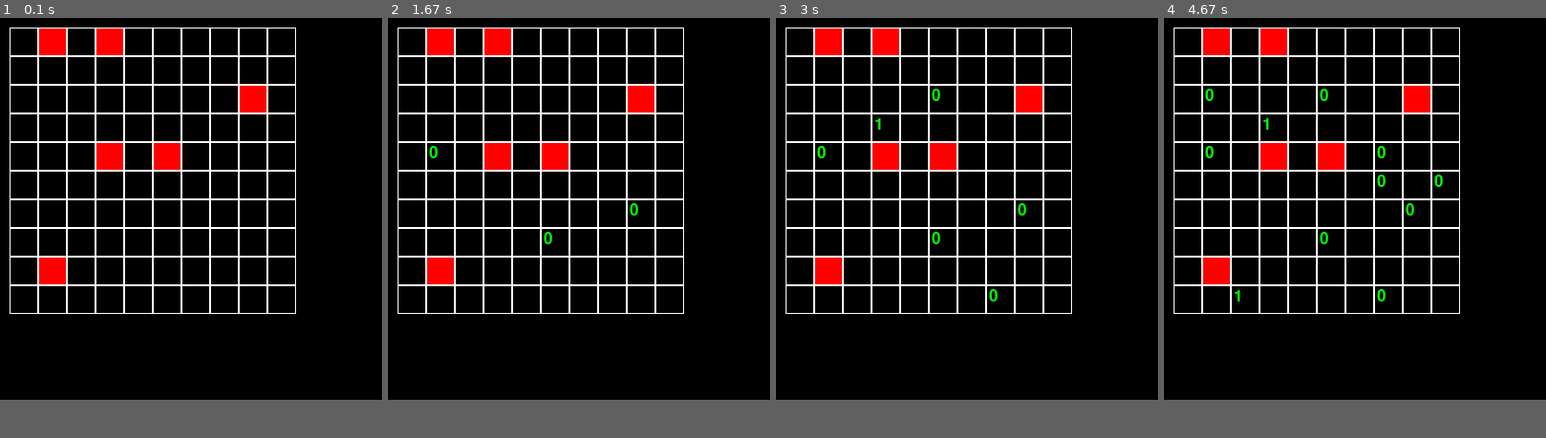
Above: before the commit, frames 1-4 (left to right).
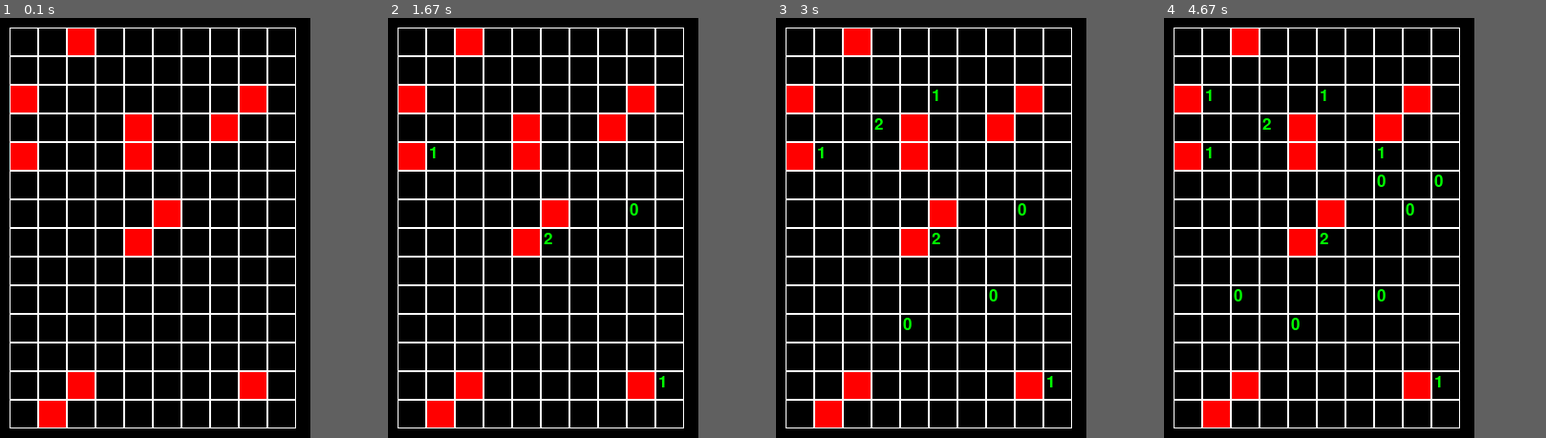
Above: after the commit, the same moments.

Repository: Dmitriyburin/pygame4
Game: pygame game, started from Дедушка сапёра.py
Two runs of this game, one before a commit and one after it. Both use one fixed random seed, a clock stepped at 60 frames per second and the inputs below.
Inputs (mouse positions are in pixels of both pictures, inside the frame that each line leads up to):
- Up to frame 1 (0.1 s): no input
- Up to frame 2 (1.67 s): click (643, 215) at 0.38 s; click (544, 257) at 0.72 s; click (449, 165) at 1.05 s; click (655, 375) at 1.38 s
- Up to frame 3 (3 s): click (936, 85) at 1.72 s; click (917, 337) at 2.05 s; click (1012, 295) at 2.38 s; click (886, 139) at 2.72 s
- Up to frame 4 (4.67 s): click (1400, 190) at 3.05 s; click (1431, 194) at 3.38 s; click (1385, 152) at 3.72 s; click (1225, 85) at 4.05 s; click (1248, 303) at 4.38 s
In our replay, the window is 400x400 before the commit and 325x440 after it. These sizes can differ from the game's own. Grey fills any space a smaller window leaves; there, only what the larger window draws over its background counts as a difference.

The runs differ from the first frame. In frame 1, 9.8% of the frame differs, in the area x 2-78%, y 2-98%; in frame 2, 9.9%; in frame 3, 10%; in frame 4, 10%.

Commit message:
complete 'Дедушка сапера'

Diff:
--- a/Дедушка сапёра.py
+++ b/Дедушка сапёра.py
@@ -2,7 +2,7 @@
 import random
 
 pygame.init()
-size = width, height = 400, 400
+size = width, height = 325, 440
 screen = pygame.display.set_mode(size)
 
 
@@ -68,7 +68,7 @@
             x = random.randint(0, self.width - 1)
             y = random.randint(0, self.height - 1)
 
-            self.board[x][y] = 10
+            self.board[y][x] = 10
             i += 1
             print(self.board)
 
@@ -119,7 +119,7 @@
             self.board[cell_cords[1]][cell_cords[0]] = count
 
 
-board = Minesweeper(10, 10, 7)
+board = Minesweeper(10, 14, 14)
 running = True
 while running:
     for event in pygame.event.get():
